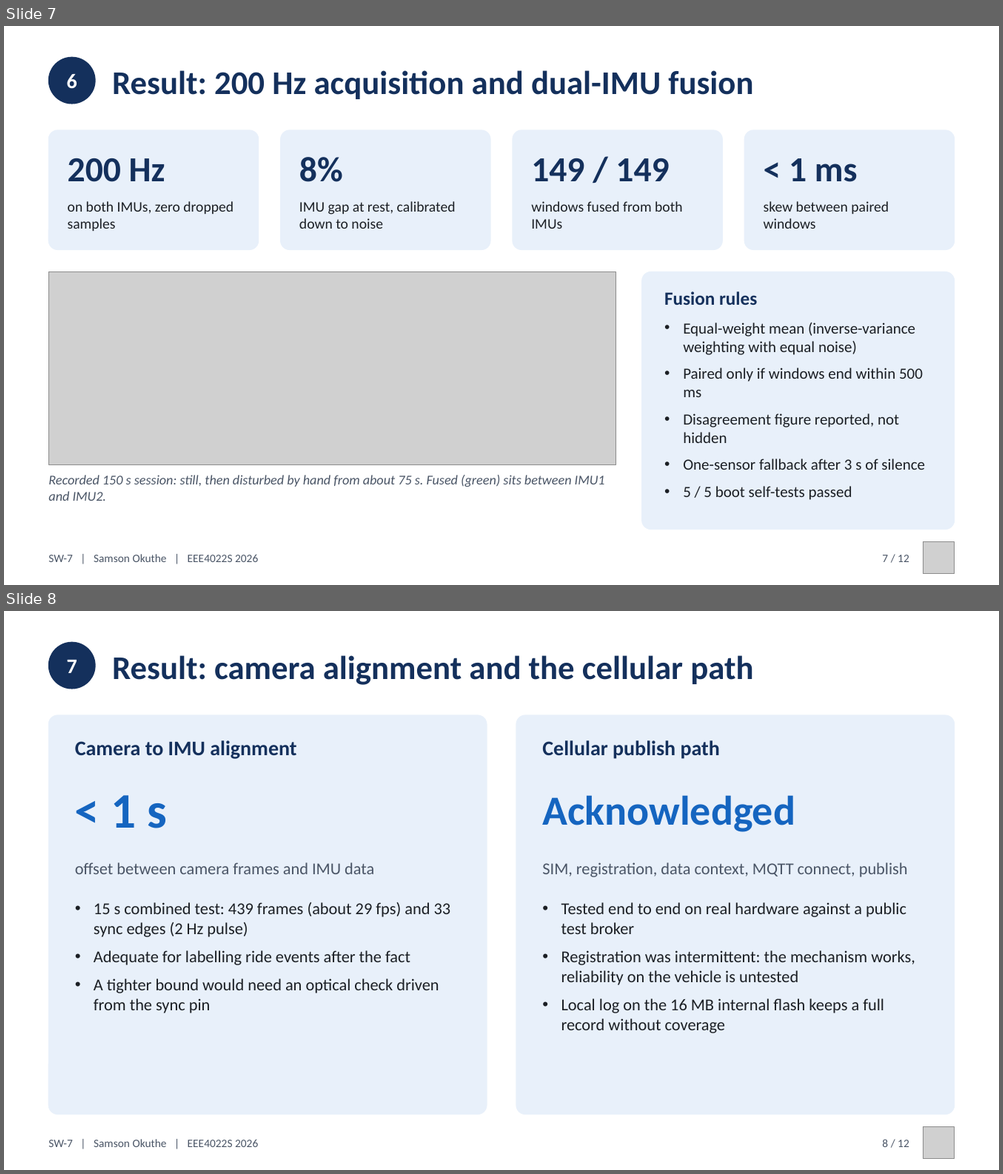
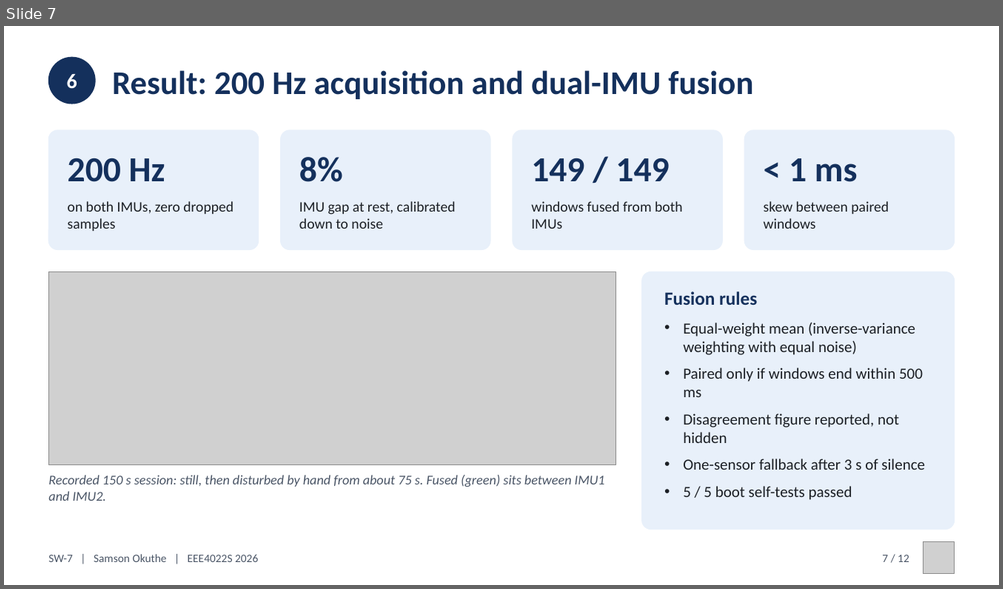
Before and after one commit to 0geder/Tukzie-HPEC-HUD, a slide deck: Presentation/SW7_Final_Presentation.pptx. Shown one above the other, each under a label of ours: slides 7 and 8 before the commit, slide 7 after it. The pictures are 1003x1174 and 1003x589 pixels, drawn with LibreOffice and Linux fonts; fonts in the diff are those of the drawing; grey boxes stand for pictures. Boxes give left, top, right and bottom in pixels: in the first picture for what was removed or moved away, otherwise in the second. Text is boxed around its words. In the diff, an @@ line names an element or a change of style, - is before the commit and + after.

Commit message:
Deck, poster and talking points updated to 1 Oct results; question preparation; aliasing and RMS limitations in the report

```diff
--- a/Presentation/SW7_Final_Presentation.pptx
+++ b/Presentation/SW7_Final_Presentation.pptx
@@ slide 8 removed at (4, 611, 999, 1170), background #FFFFFF @@
@@ ellipse removed at (48, 642, 95, 689) @@
@@ text removed at (67, 660, 77, 673) @@
-7
@@ text removed at (112, 655, 753, 685) @@
-Result: camera alignment and the cellular path
@@ rounded rectangle removed at (48, 715, 486, 1115) @@
@@ rounded rectangle removed at (517, 715, 955, 1115) @@
@@ text removed at (75, 741, 296, 759) @@
-Camera to IMU alignment
@@ text removed at (542, 741, 720, 759) @@
-Cellular publish path
@@ text removed at (111, 795, 168, 829) @@
-< 1 s
@@ text removed at (542, 795, 795, 832) @@
-Acknowledged
@@ text removed at (75, 863, 374, 874) @@
-offset between camera frames and IMU data
@@ text removed at (542, 863, 908, 877) @@
-SIM, registration, data context, MQTT connect, publish
@@ text removed at (94, 903, 451, 1014) @@
-• 15 s combined test: 439 frames (about 29 fps) and 33 sync edges (2 Hz pulse)
-• Adequate for labelling ride events after the fact
-• A tighter bound would need an optical check driven from the sync pin
@@ text removed at (561, 903, 915, 1034) @@
-• Tested end to end on real hardware against a public test broker
-• Registration was intermittent: the mechanism works, reliability on the vehicle is untested
-• Local log on the 16 MB internal flash keeps a full record without coverage
@@ text removed at (48, 1139, 258, 1147) @@
-SW-7 | Samson Okuthe | EEE4022S 2026
@@ text removed at (882, 1139, 909, 1147) @@
-8 / 12
@@ picture removed at (922, 1128, 954, 1159) @@
```
Also in this commit, not shown: 6 slides changed, 3 slides added, 2 other slides removed, 10 other files.
